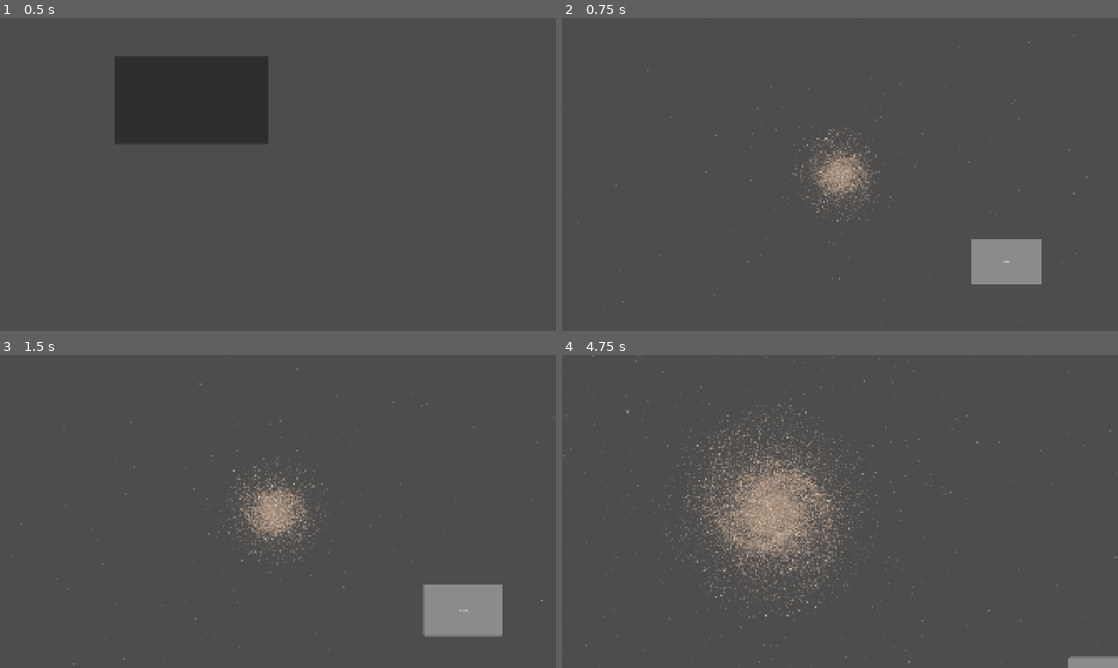
Above: before the commit, frames 1-4 (two rows, left to right).
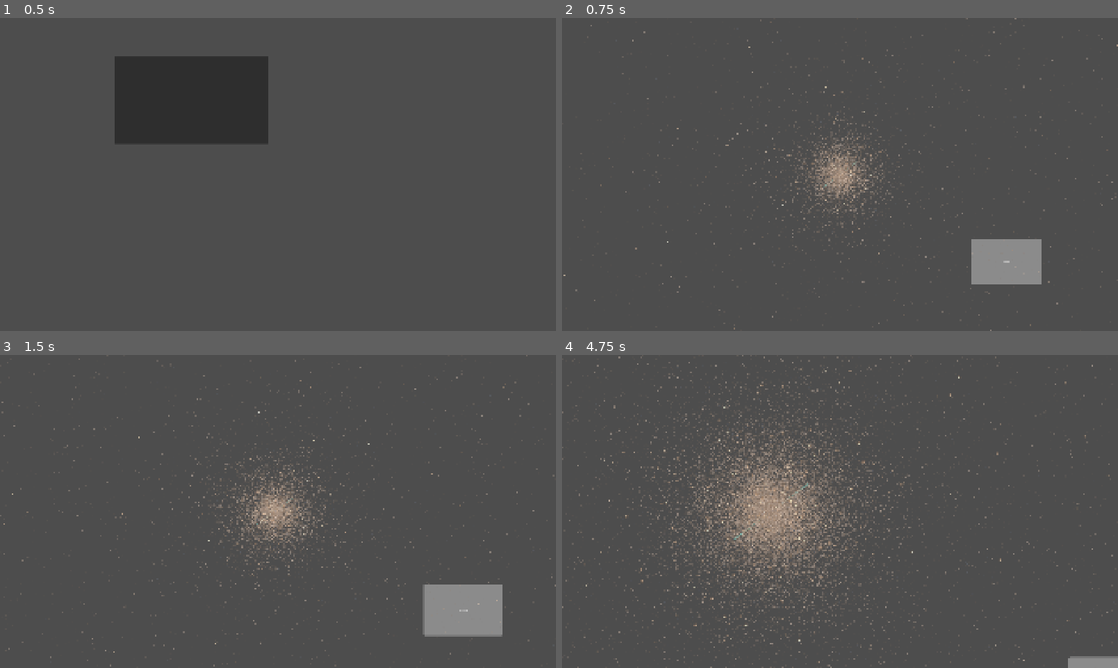
Above: after the commit, the same moments.

Repository: anzac9425/project-universe-hardcore-4x
Game: Godot game, scene res://scenes/Main.tscn
Same seed, same stepped clock (60 frames per second), same inputs: the game is played once before the commit and once after it.
Inputs (mouse positions are in pixels of both pictures, inside the frame that each line leads up to):
- Up to frame 1 (0.5 s): no input
- Up to frame 2 (0.75 s): click (751, 99) at 0.5 s
- Up to frame 3 (1.5 s): tap Enter at 1.25 s; move the mouse to (400, 495) at 1.27 s; hold D from 1.28 s (still down); hold Z from 1.28 s (still down); click (400, 495) at 1.42 s
- Up to frame 4 (4.75 s): release D at 2 s; release Z at 2 s; drag from (728, 527) to (812, 574) at 2.02 s; tap Space at 2.75 s; move the mouse to (895, 442) at 2.77 s; hold D 2.78-3.5 s; hold Z 2.78-3.5 s; drag from (812, 574) to (673, 464) at 3.52 s; tap Enter at 4.25 s; move the mouse to (1006, 558) at 4.27 s; hold A from 4.28 s (still down); hold Z from 4.28 s (still down)

Frame 1 is identical in both runs. In frame 2, 1.8% of the frame differs, in the area x 0-100%, y 0-100%; in frame 3, 2.3%; in frame 4, 7.5%.

Commit message:
202604050107

Diff:
--- a/scripts/core/constants.gd
+++ b/scripts/core/constants.gd
@@ -223,18 +223,13 @@
 	z: float,
 	delta_physics: float
 ) -> float:
-	# Tuned to observed trends:
-	# - stronger gas fractions at lower M*
-	# - stronger gas fractions at higher z
-	# - mild boost from the existing "delta_physics" latent state
-	#
-	# This is a proxy relation, not a direct transcription of a single survey fit.
-
-	const LOG10_MU0: float = -0.40   # baseline at M*=10^10.5 Msun, z=0
-	const A_Z: float = 1.85          # between local xGASS and higher-z PHIBSS trends
-	const A_M: float = -0.55         # steeper than pure molecular scaling because this is cold gas
-	const A_DPHYS: float = 0.25      # mild structural / fueling boost
-
+	# 앵커 재교정: xGASS DR1 (Catinella+2018) z≈0, M★=10^10.5 Msun
+	# 관측 중앙값 f_gas ≈ 9–13% → μ = f/(1−f) ≈ 0.10–0.15 → log10(μ) ≈ −1.0 to −0.82
+	# 진화항 A_Z=1.85 유지 (xGASS→PHIBSS2 z~0→2 스케일링과 정합)
+	const LOG10_MU0: float = -0.95   # z=0 재교정 앵커
+	const A_Z: float     =  1.85
+	const A_M: float     = -0.55
+	const A_DPHYS: float =  0.25
 	return LOG10_MU0 \
 		+ A_Z * logx(1.0 + z) \
 		+ A_M * (logMstar - 10.5) \
@@ -1339,7 +1334,7 @@
 	# SFMS anchor:
 	# log10(SFR/Msun yr^-1) = a * (logM* - 10.5) + b(z) + gas + latent physics + scatter
 	var a_mass: float = 0.72 - 0.10 * clamp(z, 0.0, 2.0)
-	var b_z := -0.12 + 1.10 * logx(1.0 + z)
+	var b_z := -0.12 + 1.50 * logx(1.0 + z)
 
 	var gas_term := 0.65 * tanh((f_gas_ - 0.25) / 0.15)
 	var phys_term := 0.18 * tanh(delta_physics / 0.8)
@@ -1372,27 +1367,58 @@
 
 static func sample_metallicity_profile(
 	galaxy_seed: int,
-	log10_m_star_msun: float
+	log10_m_star_msun: float,
+	z: float = 0.0   # [추가] 형성 적색편이
 ) -> Dictionary:
 	if not is_finite(log10_m_star_msun):
 		Log.error(115, "res://scripts/core/constants.gd")
 		return {}
 
-	# 중심 금속도 (12 + log(O/H)) mass-metallicity relation
-	# local MZR around z~0, mildly saturating near ~9.1
-	var z_met_center := random_normal(galaxy_seed, HashPurpose.GALAXY_METALLICITY, 0)
+	# ── MZR 앵커: 직접법(T_e) 교정 기준 ────────────────────────────────
+	# Andrews & Martini 2013, Curti+2020 (SDSS z≈0 direct-method stack)
+	# z=0 대표값: M★=10^10 Msun → 12+log(O/H) ≈ 8.50 (= 0.19 dex below solar)
+	#
+	# 다항식 피팅 (x = log10(M★/10^10)):
+	#   x=−2 (10^8 Msun) → 7.78   x=−1 → 8.18
+	#   x= 0 (10^10)     → 8.50   x=+1 → 8.74   x=+1.5 → 8.83
+	const Z0_Z0:   float = 8.50   # z=0 앵커 [dex]
+	const A_MASS:  float = 0.28   # 질량 기울기
+	const B_MASS:  float = -0.04  # 2차 포화항
+	const SIGMA:   float = 0.10   # 내인 산포 [dex]  (Tremonti+2004 σ≈0.10)
+
+	# ── 적색편이 진화항 ──────────────────────────────────────────────────
+	# Zahid+2014, Maiolino+2008 종합 피팅:
+	# Δ(12+logO/H) ≈ −0.40 · log10(1+z)
+	#   z=0.5 → −0.07 dex,  z=1 → −0.12 dex,  z=2 → −0.19 dex,  z=3 → −0.24 dex
+	const A_Z: float = -0.40
+
+	var z_met_scatter := random_normal(galaxy_seed, HashPurpose.GALAXY_METALLICITY, 0)
 	var x := log10_m_star_msun - 10.0
-	var z0_center := 8.75 + 0.30 * x - 0.08 * x * x
-	var z_center: float = clamp(z0_center + 0.10 * z_met_center, 7.6, 9.4)
-
-	# gradient: -0.05 ~ -0.10 dex/kpc
+
+	var z_mean := Z0_Z0 \
+		+ A_MASS * x \
+		+ B_MASS * x * x \
+		+ A_Z * logx(1.0 + z)
+
+	var z_raw := z_mean + SIGMA * z_met_scatter
+
+	# ── Soft 경계: hard clamp 대신 tanh 압축 ────────────────────────────
+	# 물리 범위 [6.8, 8.90]; 중앙 부근은 항등 함수에 가깝고 꼬리만 부드럽게 제한
+	# (극빈금속 왜소은하 하한 / 초고질량 ETG 상한)
+	const Z_LO:   float = 6.80
+	const Z_HI:   float = 8.90
+	const Z_MID:  float = 0.5 * (Z_LO + Z_HI)   # 7.85
+	const Z_HALF: float = 0.5 * (Z_HI - Z_LO)   # 1.05
+	var z_center := Z_MID + Z_HALF * tanh((z_raw - Z_MID) / Z_HALF)
+
+	# gradient: Sánchez+2014 CALIFA 기반 −0.05 ~ −0.10 dex/kpc
 	var u_grad := hash_float(galaxy_seed, HashPurpose.GALAXY_METALLICITY, 2)
 	var grad_dex_per_kpc: float = lerp(-0.10, -0.05, u_grad)
 
 	return {
 		"z_center_12_log_oh": z_center,
 		"gradient_dex_per_kpc": grad_dex_per_kpc,
-		"scatter_dex": 0.10
+		"scatter_dex": SIGMA
 	}
 
 # ─────────────────────────────────────────────────────────────────────────────
--- a/scripts/map/map_generator.gd
+++ b/scripts/map/map_generator.gd
@@ -11,12 +11,8 @@
 
 	# [use] z_form -> age_gyr
 	var z_form := C.sample_z_form(galaxy_seed)
-	var z_obs: float = 0.0
-	var age_gyr: float = max(
-		C.lookback_time_gyr_from_z(z_form) - C.lookback_time_gyr_from_z(z_obs),
-		0.0
-	)
-	#age_gyr = 13.8
+	# lookback_time_gyr_from_z(0) ≡ 0 이므로 단순화
+	var age_gyr: float = C.lookback_time_gyr_from_z(z_form)
 	galaxy.z_form = z_form
 	galaxy.age_gyr = age_gyr
 
@@ -31,7 +27,7 @@
 	var m_vir := m_vir_msun * C.SOLAR_MASS
 	galaxy.m_vir = m_vir
 
-	var z := z_obs # [use] observation redshift in all downstream fits
+	var z := z_form
 
 	var f_baryon := C.f_baryon(galaxy_seed, m_vir)
 	galaxy.f_baryon = f_baryon
@@ -97,7 +93,9 @@
 	galaxy.halo = halo
 
 	# --- metallicity -> feh ---
-	var metallicity_dict := C.sample_metallicity_profile(galaxy_seed, C.logx(max(m_star / C.SOLAR_MASS, 1e-6)))
+	var metallicity_dict := C.sample_metallicity_profile(
+		galaxy_seed, C.logx(max(m_star / C.SOLAR_MASS, 1e-6)), z
+	)
 	if metallicity_dict.is_empty():
 		Log.error(ERR_CODE.MAP_GENERATION_FAILED, "MapGenerator.gd", "METALLICITY")
 		return null
--- a/scripts/scenes/Ingame/ingame.gd
+++ b/scripts/scenes/Ingame/ingame.gd
@@ -1,6 +1,6 @@
 extends Node2D
 
-const SYSTEM_DOT_RADIUS := 1.0
+const SYSTEM_DOT_RADIUS := 0.0
 const GALAXY_CENTER_COLOR := Color("ffd166")
 const SYSTEM_COLOR := Color("74c0fc")
 
@@ -111,7 +111,6 @@
 	if ad.has_jet and is_finite(ad.log10_p_jet_w):
 		var jet_power_norm: float = clamp((ad.log10_p_jet_w - 30.0) / 18.0, 0.0, 1.0)
 		var jet_lorentz_norm: float = clamp((ad.jet_lorentz - 1.0) / 29.0, 0.0, 1.0) if is_finite(ad.jet_lorentz) else 0.0
-		var jet_half_angle_norm: float = clamp(ad.jet_half_angle_deg / 45.0, 0.0, 1.0) if is_finite(ad.jet_half_angle_deg) else 0.0
 
 		var jet_length: float = lerp(20.0, 380.0, jet_power_norm * 0.6 + jet_lorentz_norm * 0.4)
 		var jet_morph_hash := float(abs(ad.jet_morphology.hash()) % 1000) / 1000.0
--- a/scripts/scenes/MainMenu/main_menu.gd
+++ b/scripts/scenes/MainMenu/main_menu.gd
@@ -1,7 +1,8 @@
 extends Node2D
 
-@export var base_seed: int = 11221
-@export var base_n_star: int = 100_000
+@export var base_seed: int = 112219
+# 1122: 61.63MW,
+@export var base_n_star: int = 10_00
 
 func _on_start_button_pressed() -> void:
 	var config = GameConfig.new()
Not shown, changed: README.md
